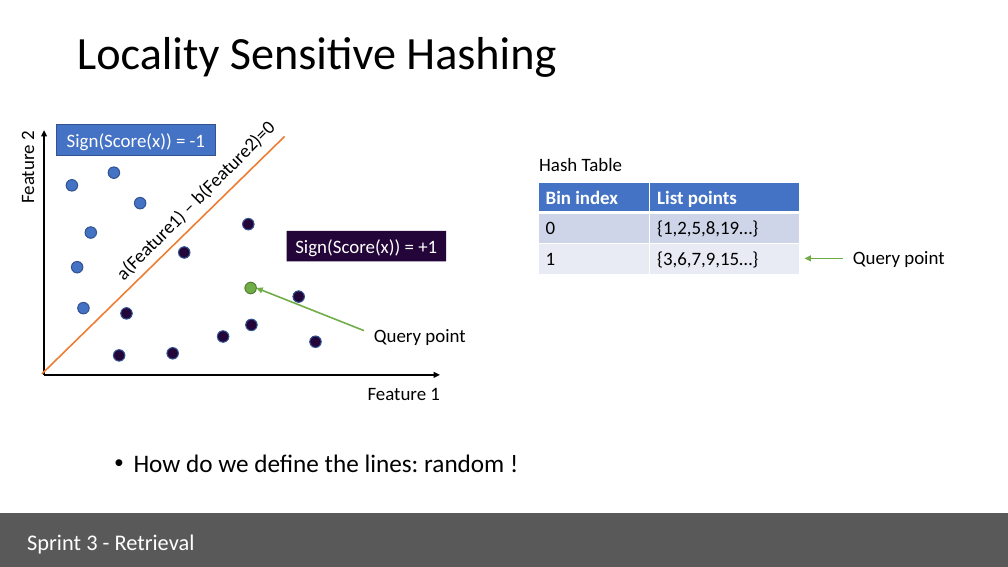
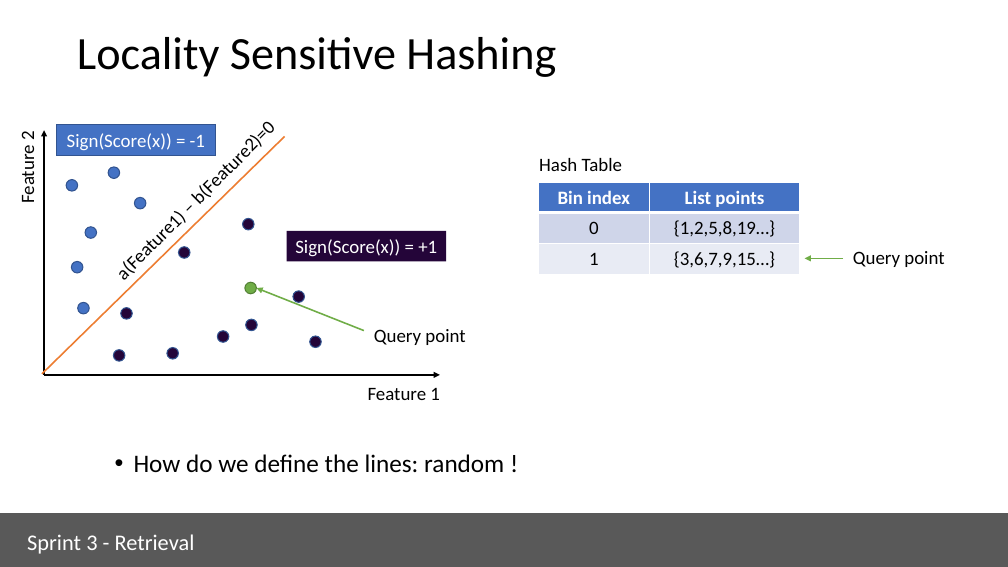
Before and after one commit to ua-dsf/ML_sprint, a slide deck: slide 25 of sprint3_retrieval/module3_retrieval.pptx. Drawn at 1008x567 pixels with LibreOffice and Linux fonts; fonts in the diff are those of the drawing. Boxes give left, top, right and bottom in pixels: in the first picture for what was removed or moved away, otherwise in the second. Text is boxed around its words. In the diff, an @@ line names an element or a change of style, - is before the commit and + after.

```diff
--- a/sprint3_retrieval/module3_retrieval.pptx
+++ b/sprint3_retrieval/module3_retrieval.pptx
@@ table at (538,182,799,274) @@
@@ alignment left to centre @@
```
Also in this commit, not shown: 3 other slides changed, 11 other files.
